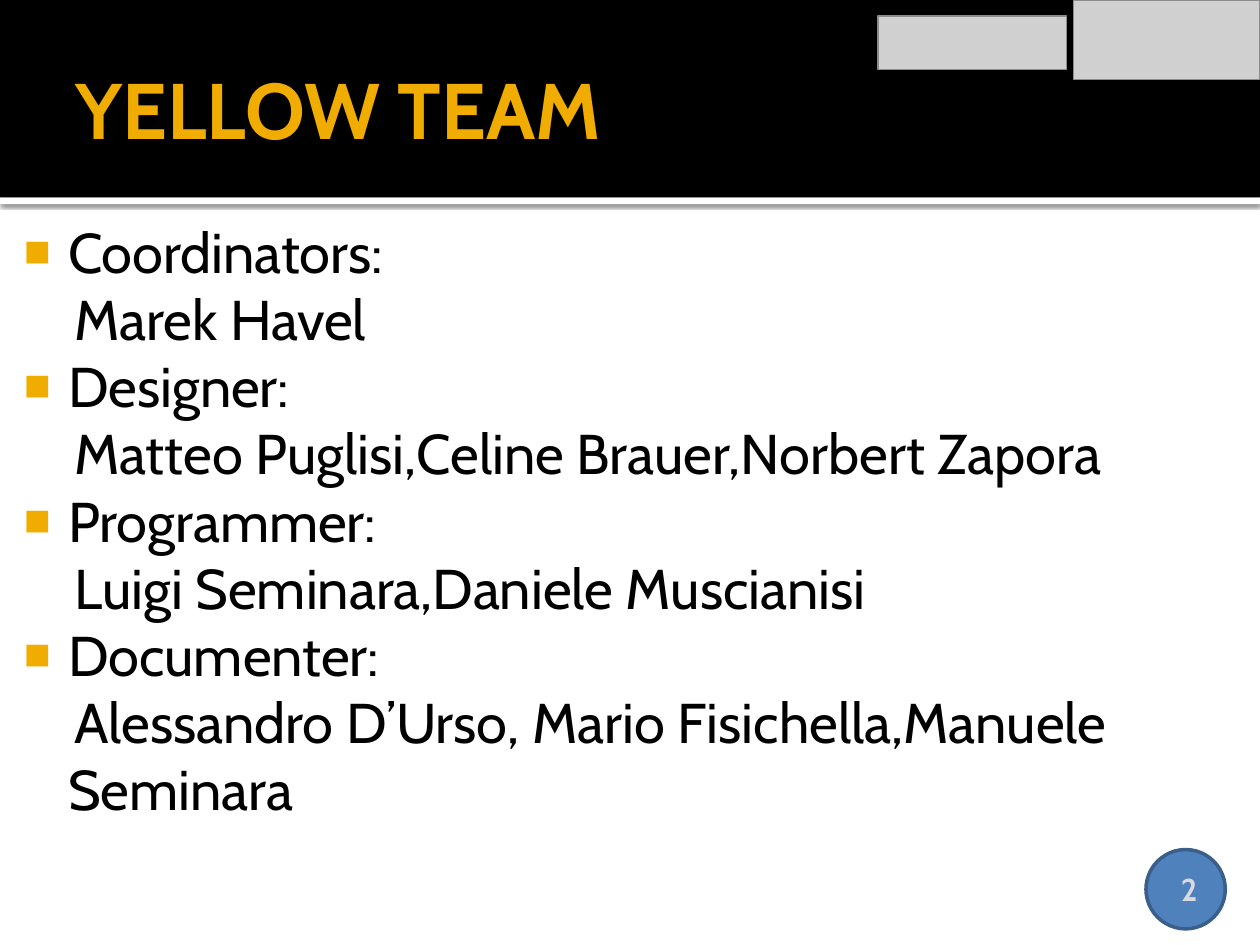
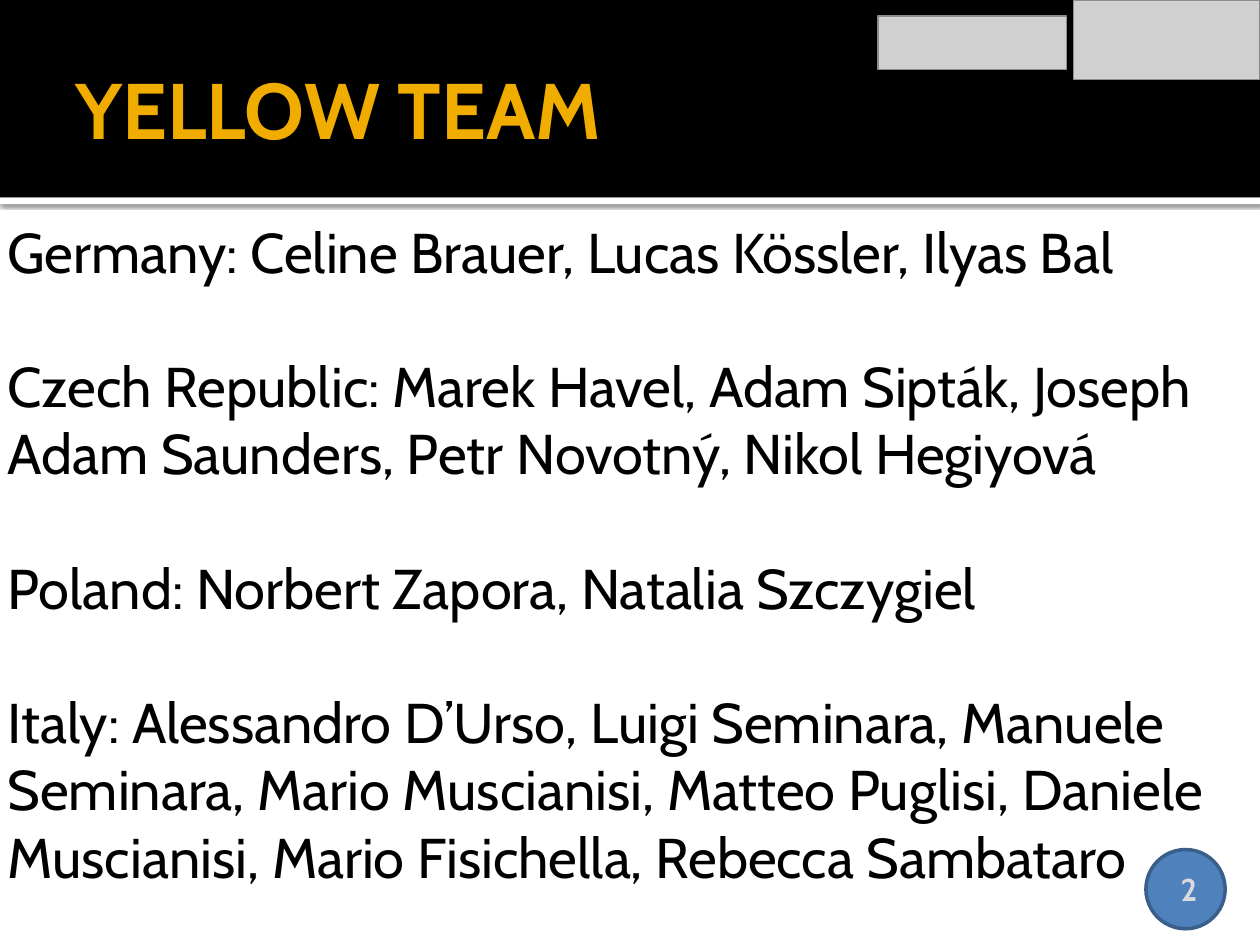
Before and after one commit to MarekHavel/BrainStorm, a slide deck: slide 2 of Documentation/Brainstorm_presentation-FINAL.pptx. Drawn at 1260x945 pixels with LibreOffice and Linux fonts; fonts in the diff are those of the drawing; grey boxes stand for pictures. Boxes give left, top, right and bottom in pixels: in the first picture for what was removed or moved away, otherwise in the second. Text is boxed around its words. In the diff, an @@ line names an element or a change of style, - is before the commit and + after.

Commit message:
Changes in documentation, added PDFs. -Marek Havel, CZE

```diff
--- a/Documentation/Brainstorm_presentation-FINAL.pptx
+++ b/Documentation/Brainstorm_presentation-FINAL.pptx
@@ text at bbox=[7, 231, 1203, 884]: text changed @@
-■ Coordinators:
-Marek Havel
-■ Designer:
-Matteo Puglisi,Celine Brauer,Norbert Zapora
-■ Programmer:
-Luigi Seminara,Daniele Muscianisi
-■ Documenter:
-Alessandro D’Urso, Mario Fisichella,Manuele Seminara
+Germany: Celine Brauer, Lucas Kössler, Ilyas Bal
+Czech Republic: Marek Havel, Adam Sipták, Joseph Adam Saunders, Petr Novotný, Nikol Hegiyová
+Poland: Norbert Zapora, Natalia Szczygiel
+Italy: Alessandro D’Urso, Luigi Seminara, Manuele Seminara, Mario Muscianisi, Matteo Puglisi, Daniele Muscianisi, Mario Fisichella, Rebecca Sambataro
```
Also in this commit, not shown: 4 other files.
